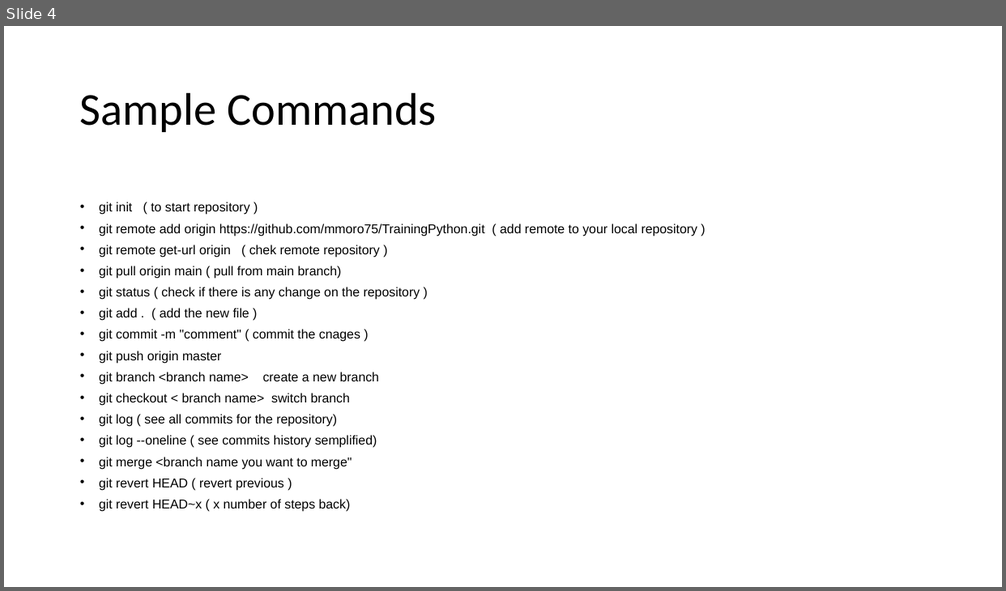
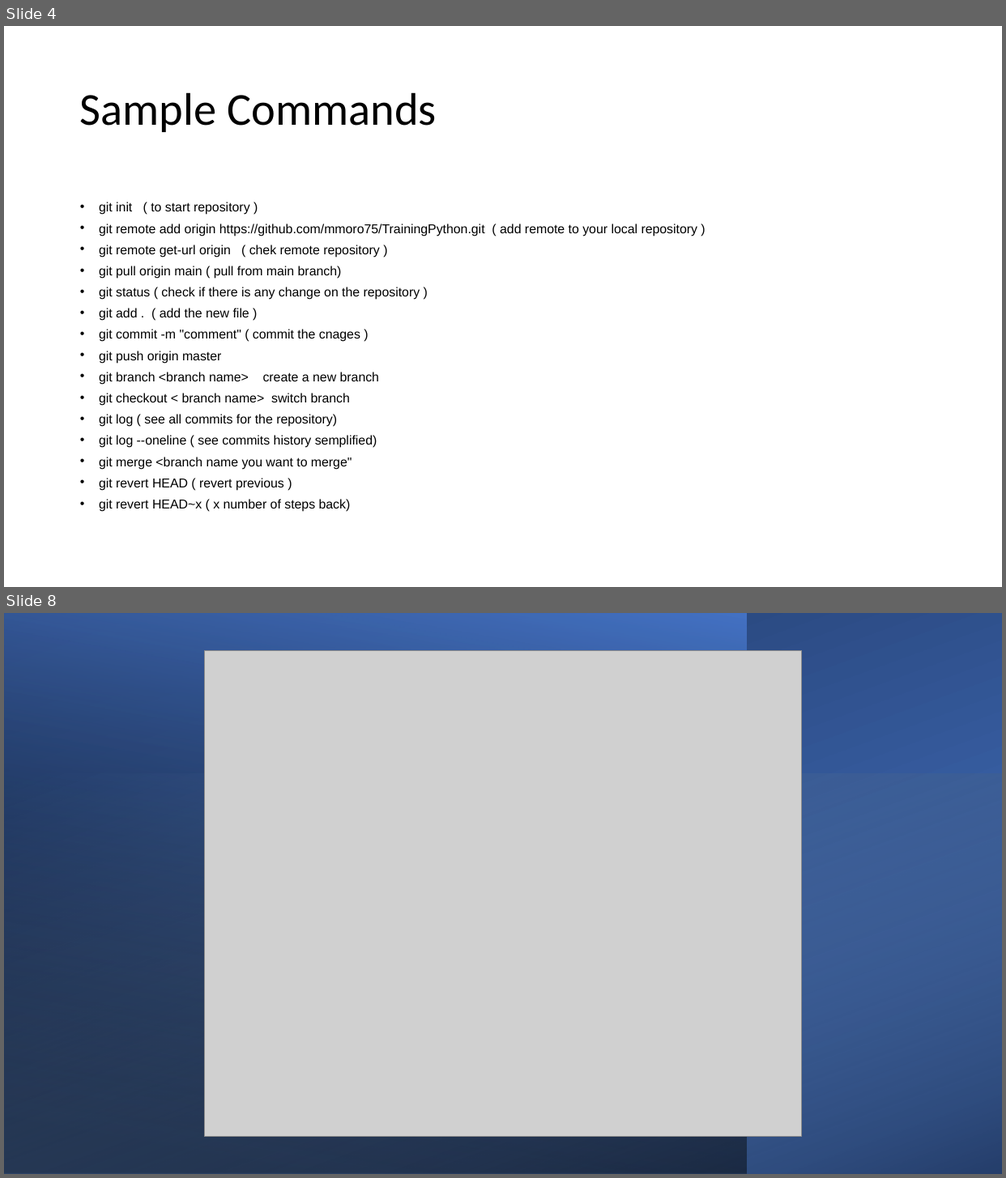
Before and after one commit to mmoro75/TrainingPython, a slide deck: GIT_Presentation.pptx. Shown one above the other, each under a label of ours: slide 4 before the commit, slides 4 and 8 after it; the slides between them are not shown. The pictures are 1006x591 and 1006x1178 pixels, drawn with LibreOffice and Linux fonts; fonts in the diff are those of the drawing; grey boxes stand for pictures. Boxes give left, top, right and bottom in pixels: in the first picture for what was removed or moved away, otherwise in the second. Text is boxed around its words. In the diff, an @@ line names an element or a change of style, - is before the commit and + after.

```diff
--- a/GIT_Presentation.pptx
+++ b/GIT_Presentation.pptx
@@ slide 8 added at (4,613,1002,1174), background #FFFFFF @@
@@ rectangle added at (4,613,1002,1174), fill gradient #4472C4 to #203864 @@
@@ rectangle added at (4,613,747,1174), fill gradient #000000 to #4472C4 @@
@@ picture added at (205,650,802,1137) @@
@@ rectangle added at (4,774,1002,1174), fill gradient #9DC3E6 to #000000 @@
```
Also in this commit, not shown: 1 slide changed, 4 other slides added, 1 other file.
